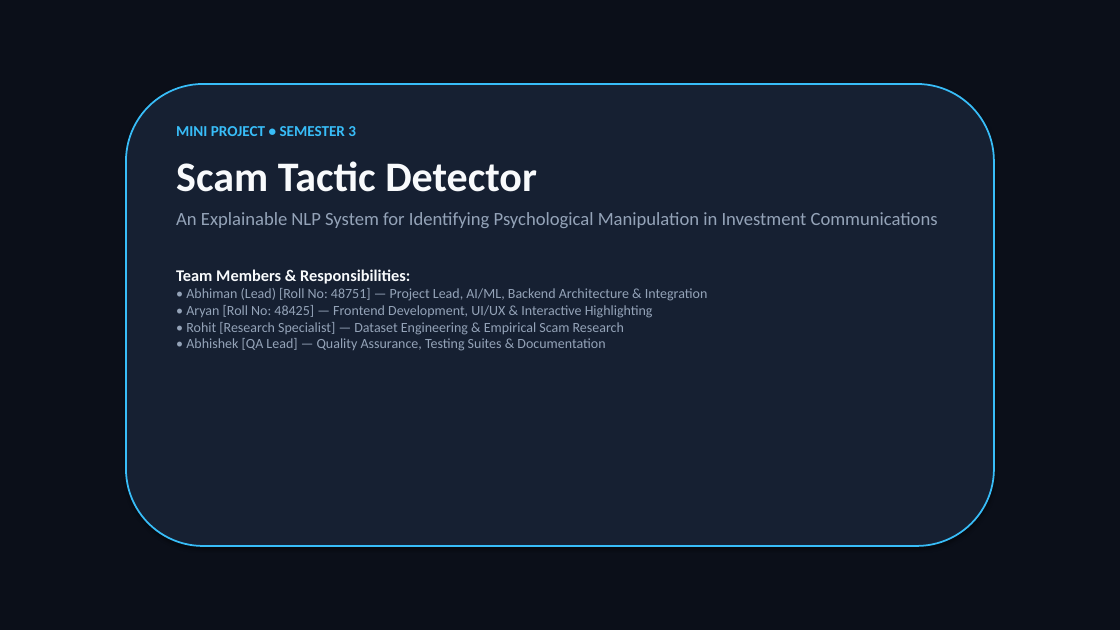
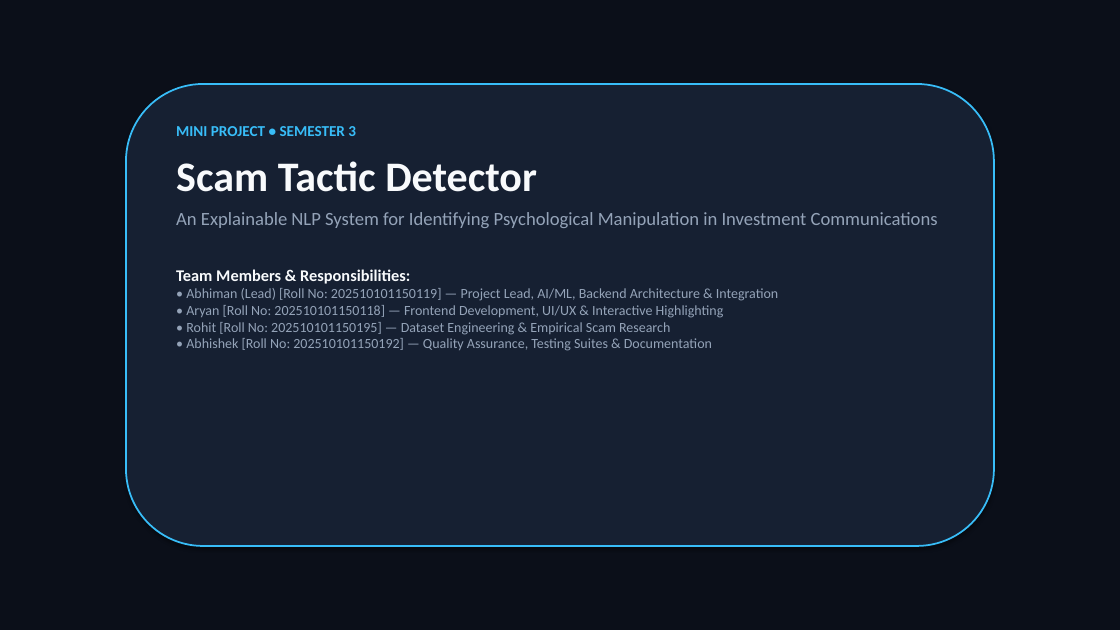
Before and after one commit to Abhimancoder/mini-project-sem3-scam-tactic-detector, a slide deck: slide 1 of Project_Presentation_Scam_Tactic_Detector.pptx. Drawn at 1120x630 pixels with LibreOffice and Linux fonts; fonts in the diff are those of the drawing. Boxes give left, top, right and bottom in pixels: in the first picture for what was removed or moved away, otherwise in the second. Text is boxed around its words. In the diff, an @@ line names an element or a change of style, - is before the commit and + after.

Commit message:
docs: update team roll numbers and regenerate submission PPTX, DOCX, and PDF deliverables

```diff
--- a/Project_Presentation_Scam_Tactic_Detector.pptx
+++ b/Project_Presentation_Scam_Tactic_Detector.pptx
@@ text at (186, 288, 778, 351): text changed @@
-• Abhiman (Lead) [Roll No: 48751] — Project Lead, AI/ML, Backend Architecture & Integration
-• Aryan [Roll No: 48425] — Frontend Development, UI/UX & Interactive Highlighting
-• Rohit [Research Specialist] — Dataset Engineering & Empirical Scam Research
-• Abhishek [QA Lead] — Quality Assurance, Testing Suites & Documentation
+• Abhiman (Lead) [Roll No: 202510101150119] — Project Lead, AI/ML, Backend Architecture & Integration
+• Aryan [Roll No: 202510101150118] — Frontend Development, UI/UX & Interactive Highlighting
+• Rohit [Roll No: 202510101150195] — Dataset Engineering & Empirical Scam Research
+• Abhishek [Roll No: 202510101150192] — Quality Assurance, Testing Suites & Documentation
```
Also in this commit, not shown: 8 other files.
